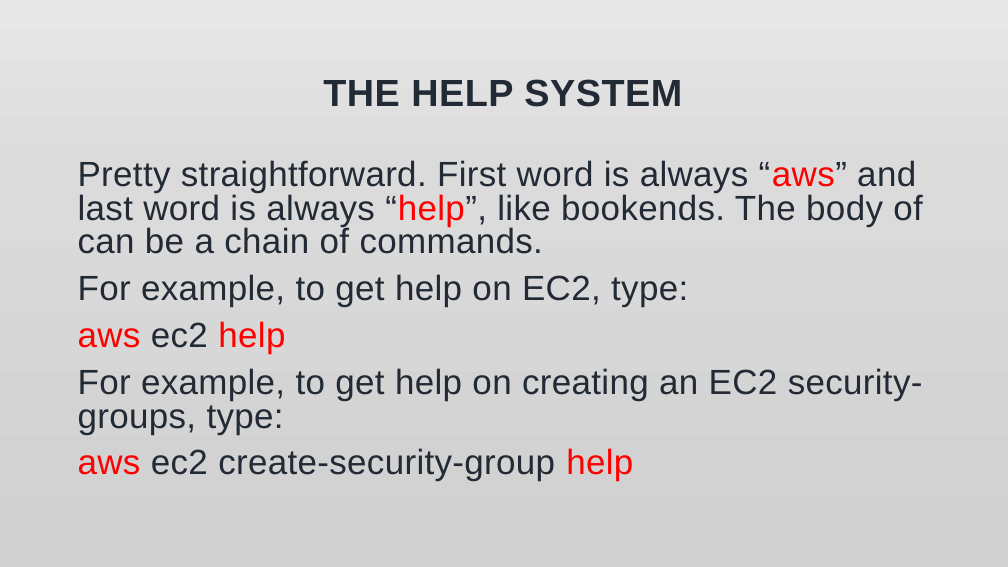
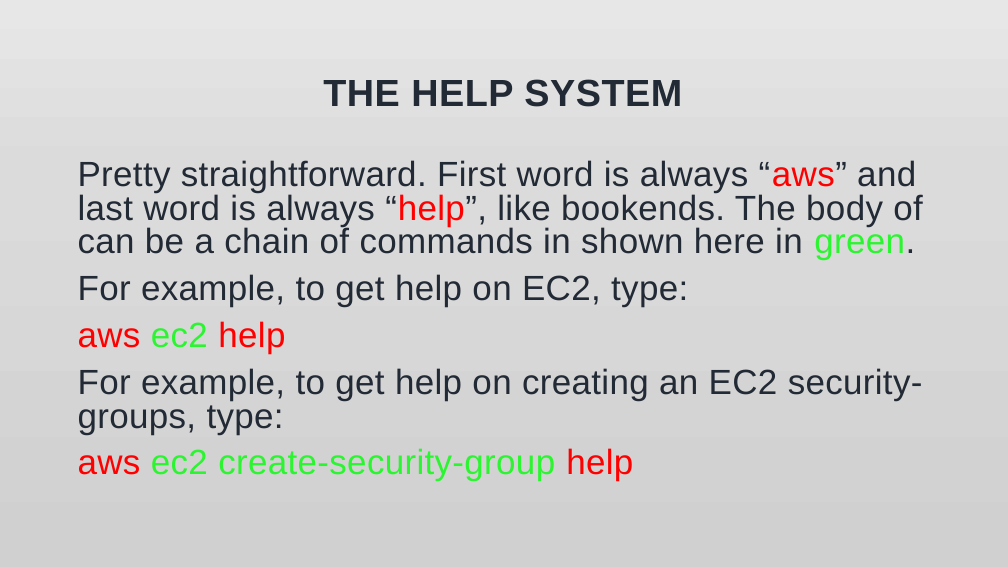
Before and after one commit to jonathan-r-jones/Composable-Batch-Files, a slide deck: slide 4 of jaws.pptx. Drawn at 1008x567 pixels with LibreOffice and Linux fonts; fonts in the diff are those of the drawing; background and template pictures are left out. Boxes give left, top, right and bottom in pixels: in the first picture for what was removed or moved away, otherwise in the second. Text is boxed around its words. In the diff, an @@ line names an element or a change of style, - is before the commit and + after.

```diff
--- a/jaws.pptx
+++ b/jaws.pptx
@@ text at [78, 160, 922, 260]: text changed @@
-Pretty straightforward. First word is always “aws” and last word is always “help”, like bookends. The body of can be a chain of commands.
+Pretty straightforward. First word is always “aws” and last word is always “help”, like bookends. The body of can be a chain of commands in shown here in green.
@@ text at [78, 321, 633, 481]: text colour #222A35 to #2BF530 in "ec2", "ec2 create-security-group" @@
```
Also in this commit, not shown: 2 other files.
